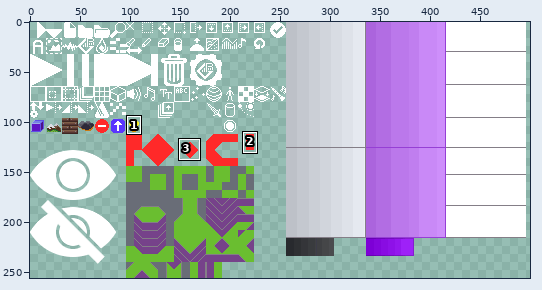
One commit to this sprite sheet: media/etabli/editor.png. The picture above shows the old version from afar; the outline marks the close-up.
Close-up. Earlier state:
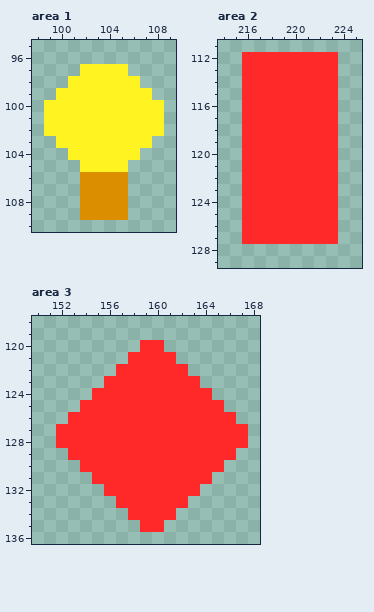
The file is 512x256 pixels. Pixels under 10% opacity are left out. Colours within 5 levels of each other are drawn and written as one. Shown: area 1: x 98..109, y 95..110; area 2: x 214..225, y 111..129; area 3: x 150..168, y 118..136. The wide view leaves out empty margins. The commit also changed other parts of the picture, which this record leaves out.
Now the later version:
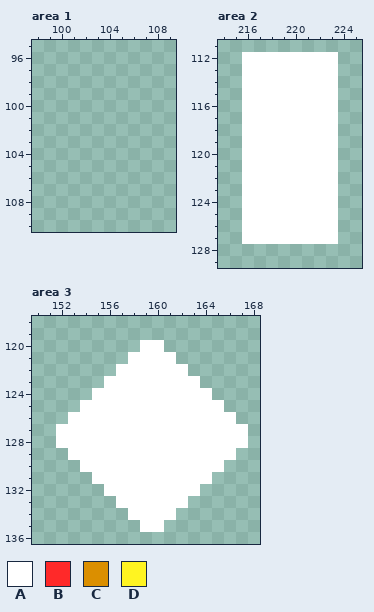
Palette (. is transparent): A #ffffff  B #ff2929  C #db8f00  D #fff421
From old to new:
Area 1:
The author cleared colour C in rows 106 to 109 at x 102 to 105.
The author cleared colour D in row 97 at x 102 to 105; in row 98 at x 101 to 106; in row 99 at x 100 to 107; in rows 100 to 102 at x 99 to 108; in row 103 at x 100 to 107; in row 104 at x 101 to 106.
The author cleared colour D in row 105 at x 102 to 105.
Area 2:
Colour B becomes colour A in rows 112 to 127 at x 216 to 223.
Area 3:
Colour B becomes colour A in row 120 at x 159 to 160; in row 121 at x 158 to 161; in row 122 at x 157 to 162; in row 123 at x 156 to 163; in row 124 at x 155 to 164; in row 125 at x 154 to 165.
Colour B becomes colour A in row 126 at x 153 to 166; in rows 127 to 128 at x 152 to 167; in row 129 at x 153 to 166; in row 130 at x 154 to 165; in row 131 at x 155 to 164; in row 132 at x 156 to 163.
Colour B becomes colour A in row 133 at x 157 to 162; in row 134 at x 158 to 161; in row 135 at x 159 to 160.
